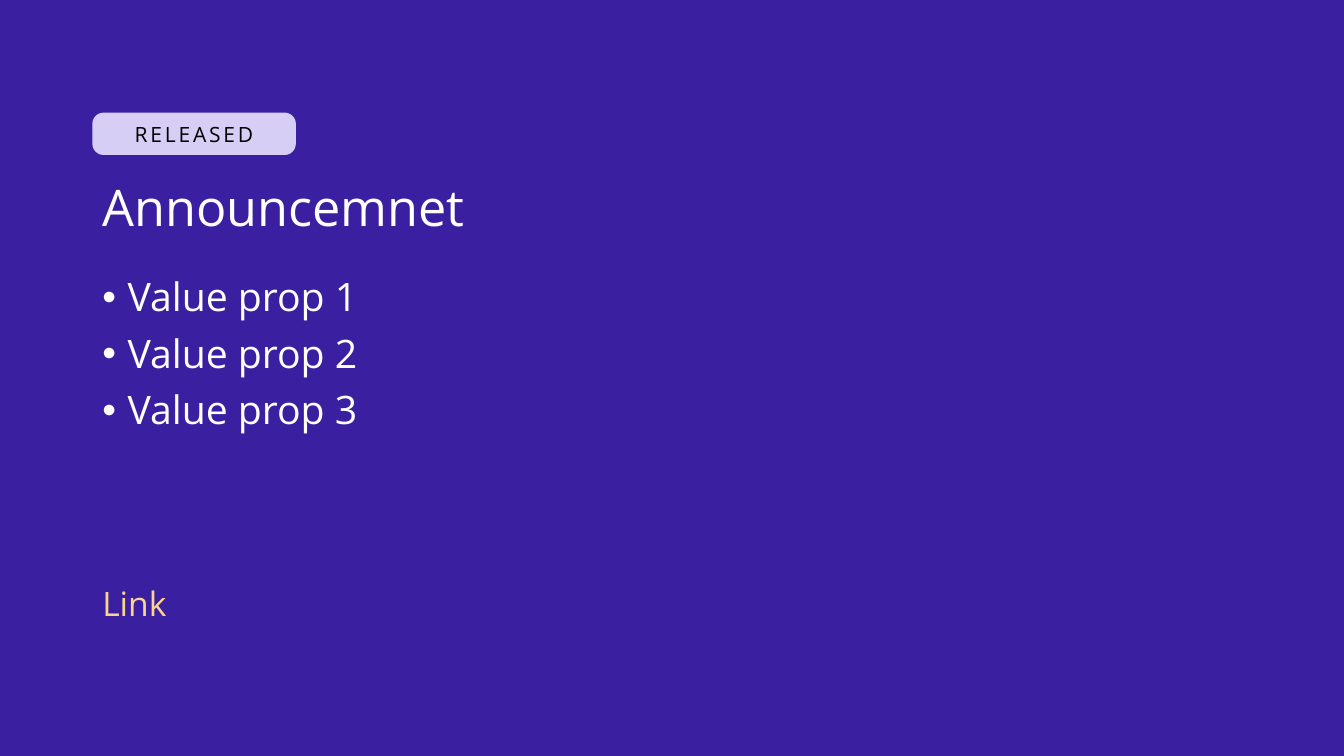
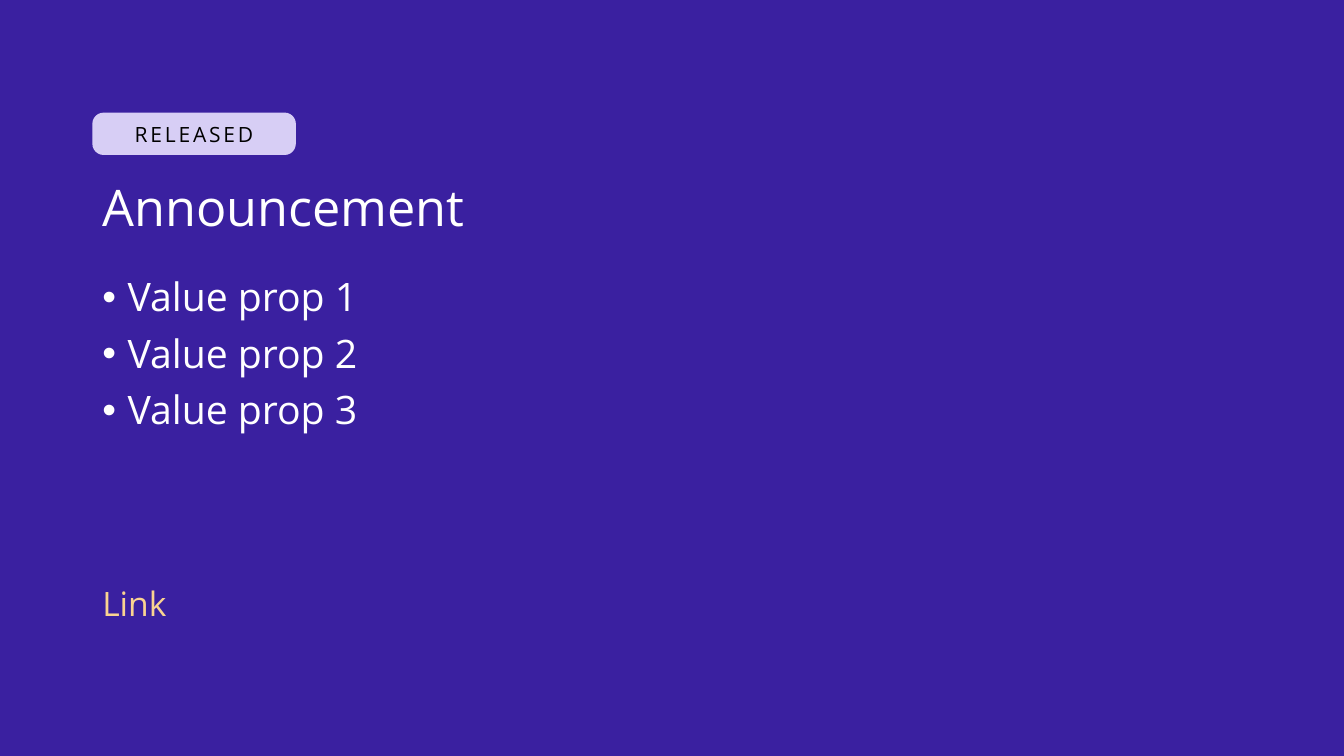
Before and after one commit to dotnet/brand, a slide deck: slide 7 of presentation-template/dotnet-deck-template.odp. Drawn at 1344x756 pixels with LibreOffice and Linux fonts; fonts in the diff are those of the drawing; background and template pictures are left out. Boxes give left, top, right and bottom in pixels: in the first picture for what was removed or moved away, otherwise in the second. Text is boxed around its words. In the diff, an @@ line names an element or a change of style, - is before the commit and + after.

```diff
--- a/presentation-template/dotnet-deck-template.odp
+++ b/presentation-template/dotnet-deck-template.odp
@@ title at bbox=[102, 190, 464, 227]: text changed @@
-Announcemnet
+Announcement
```
Also in this commit, not shown: 1 other file.
